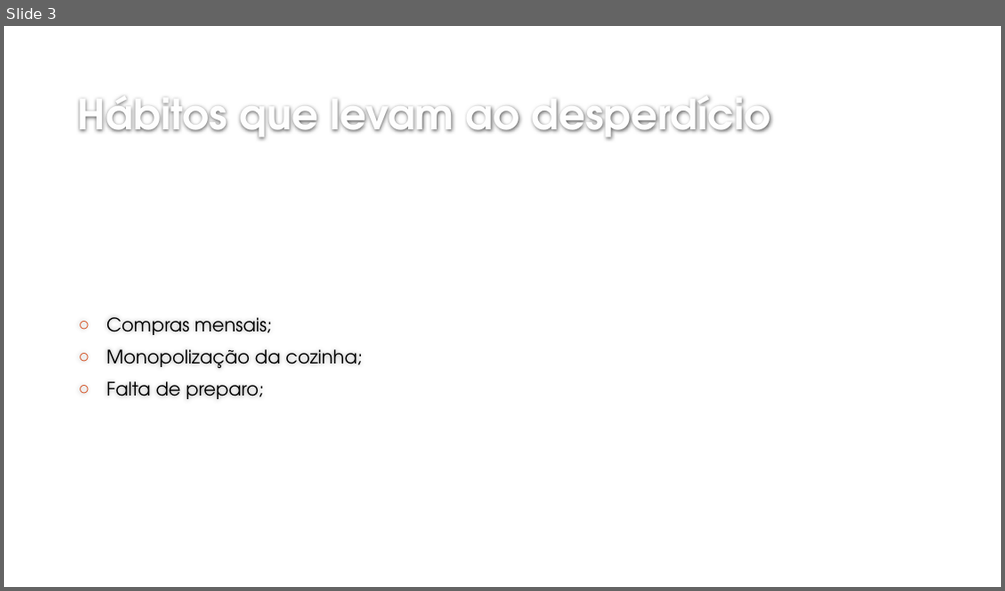
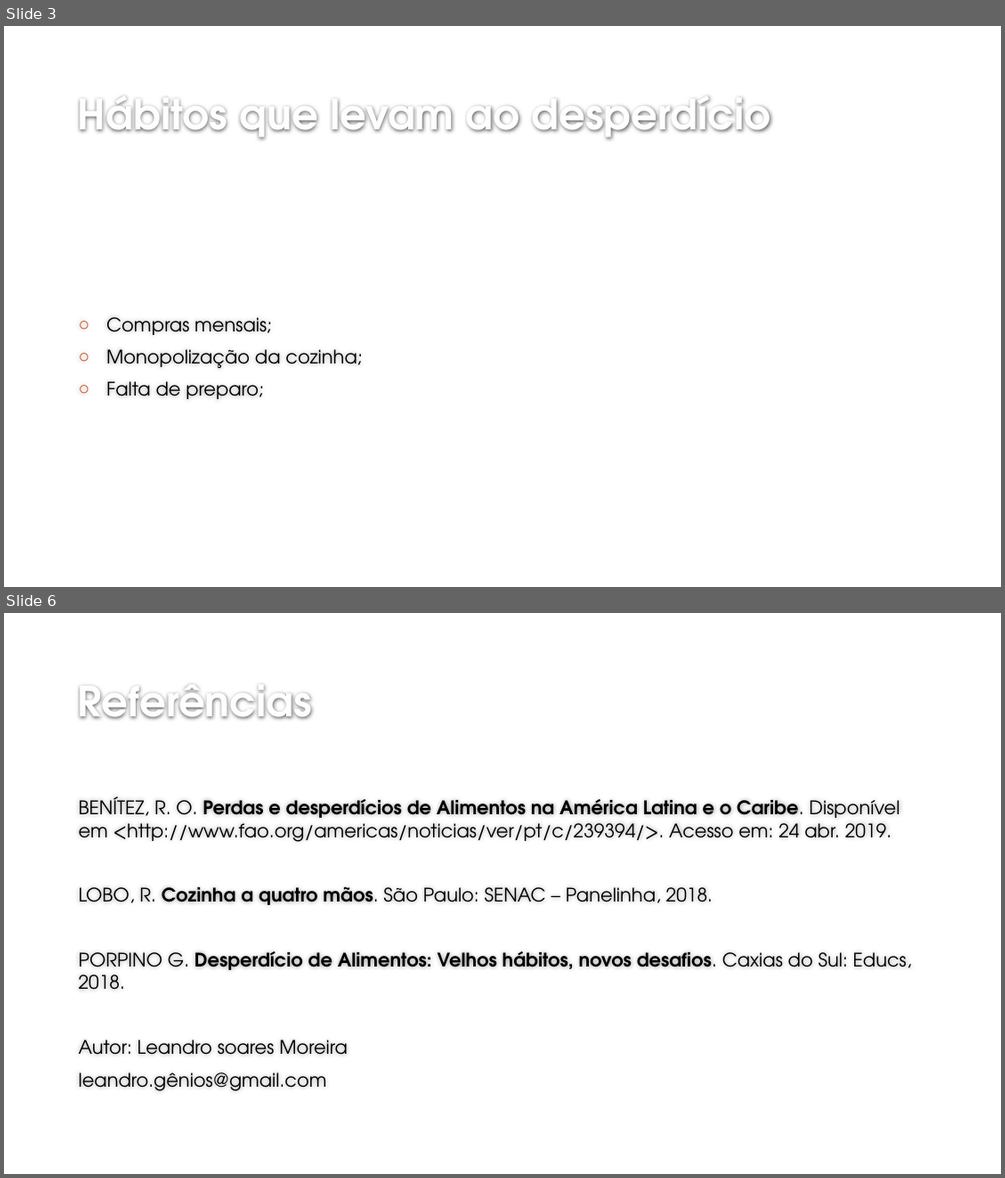
Before and after one commit to leandroGenios/TCC, a slide deck: Nova pasta/MAIS PRATOS.pptx. Shown one above the other, each under a label of ours: slide 3 before the commit, slides 3 and 6 after it; the slides between them are not shown. The pictures are 1005x591 and 1005x1178 pixels, drawn with LibreOffice and Linux fonts; fonts in the diff are those of the drawing; background and template pictures are left out. Boxes give left, top, right and bottom in pixels: in the first picture for what was removed or moved away, otherwise in the second. Text is boxed around its words. In the diff, an @@ line names an element or a change of style, - is before the commit and + after.

```diff
--- a/Nova pasta/MAIS PRATOS.pptx
+++ b/Nova pasta/MAIS PRATOS.pptx
@@ slide 6 added at (4, 613, 1001, 1174), background #FFFFFF @@
@@ title added at (78, 686, 312, 719), 40 pt, text #FEFEFE, bold @@
+Referências
@@ text added at (79, 796, 912, 1091), 18 pt, text #000000 @@
+BENÍTEZ, R. O. Perdas e desperdícios de Alimentos na América Latina e o Caribe. Disponível em <http://www.fao.org/americas/noticias/ver/pt/c/239394/>. Acesso em: 24 abr. 2019.
+LOBO, R. Cozinha a quatro mãos. São Paulo: SENAC – Panelinha, 2018.
+PORPINO G. Desperdício de Alimentos: Velhos hábitos, novos desafios. Caxias do Sul: Educs, 2018.
+Autor: Leandro soares Moreira
+leandro.gênios@gmail.com
```
Also in this commit, not shown: 1 slide changed, 1 other slide added, 4 other files.
